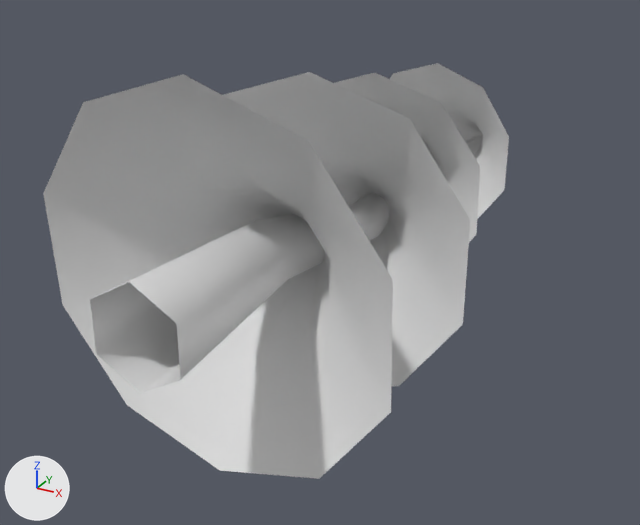
One commit to the Blender file Assets/Meshes/Trees.blend: the scene before it, then after it.
One viewpoint serves both versions: a camera (50 mm lens) standing at (2.14, -2.45, 1.69) and looking at (-0.46, 2.27, -0.67). Lighting does not change. The marker at lower left points along +X, +Y and +Z.

Script lines for the objects in view, before the commit:
```python
me_cylinder_003 = bpy.data.meshes.new('Cylinder.003')
me_cylinder_003.from_pydata(...)  # 150 vertices, 104 faces; spans x -1.01..0.89, y -0.08..4.08, z -1.04..0.96
me_cylinder_003.polygons.foreach_set('use_smooth', [True] * 104)
ob_tree_03_01 = bpy.data.objects.new('Tree_03_01', me_cylinder_003)
ob_tree_03_01.location = (0.0, 0.0, 0.0)
```
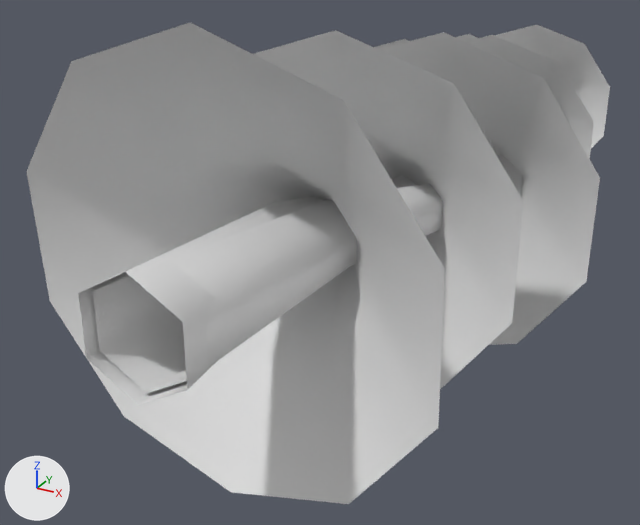
Commit message: add second pine tree

Location of each change, [x1, y1, x2, y2] in pixels of the pictures (640 x 525 px):
'Tree_03_01', mesh rescaled (7% wider, 16% taller): before [43, 63, 509, 479]; after [26, 23, 524, 504]
'Tree_03_02', added: after [93, 25, 610, 393]

What changed in the scene script:
```text
Change me_cylinder_003:
    where me_cylinder_003.from_pydata(...)  # 150 vertices, 104 faces; spans x -1.01..0.89, y -0.08..4.08, z -1.04..0.96
    used by ob_tree_03_01; location = (0.0, 0.0, 0.0)
    me_cylinder_003 part 1: the whole mesh is scaled about the mesh origin by 1.2
Add me_cylinder_004:
    me_cylinder_004.from_pydata(...)  # 120 vertices, 84 faces; spans x -0.61..1.27, y -0.04..5.8, z -1.09..0.89
    me_cylinder_004.polygons.foreach_set('use_smooth', [True] * 84)
Add ob_tree_03_02:
    ob_tree_03_02 = bpy.data.objects.new('Tree_03_02', me_cylinder_004)
    ob_tree_03_02.location = (0.0, 0.0, 0.0)
```
